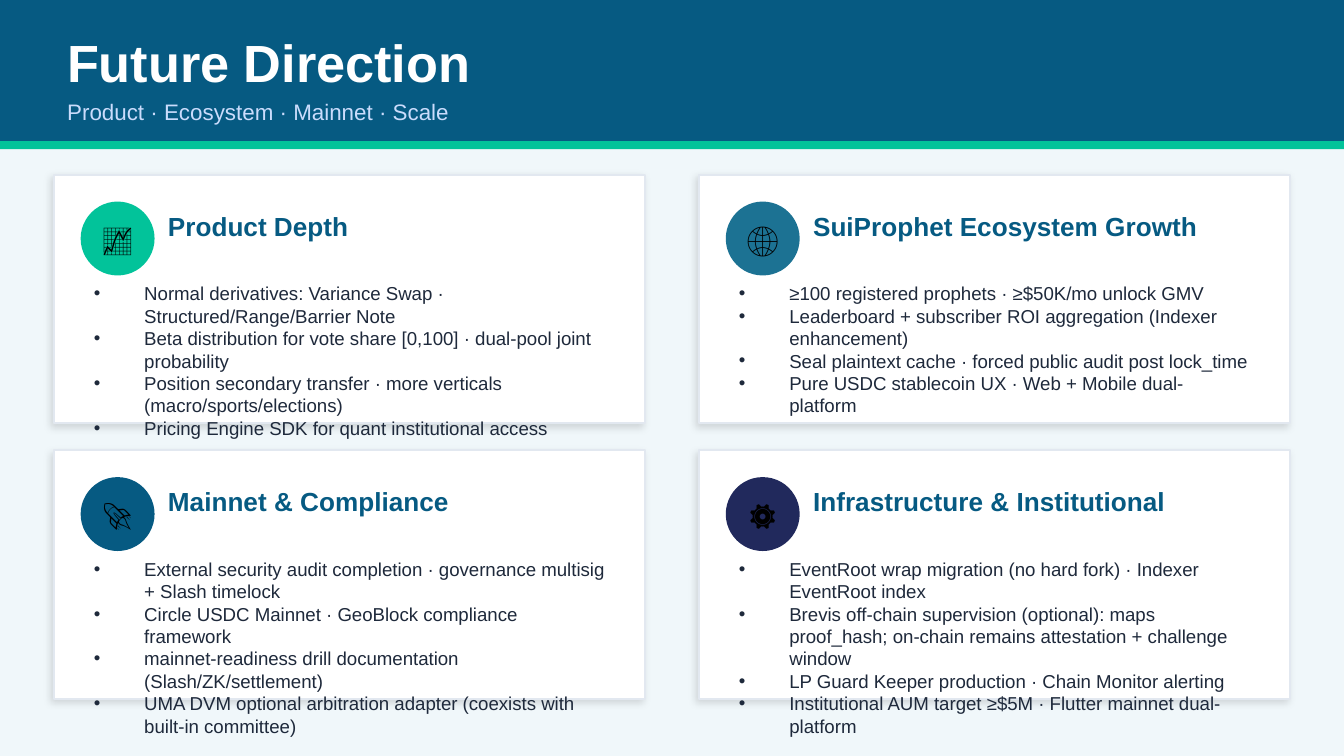
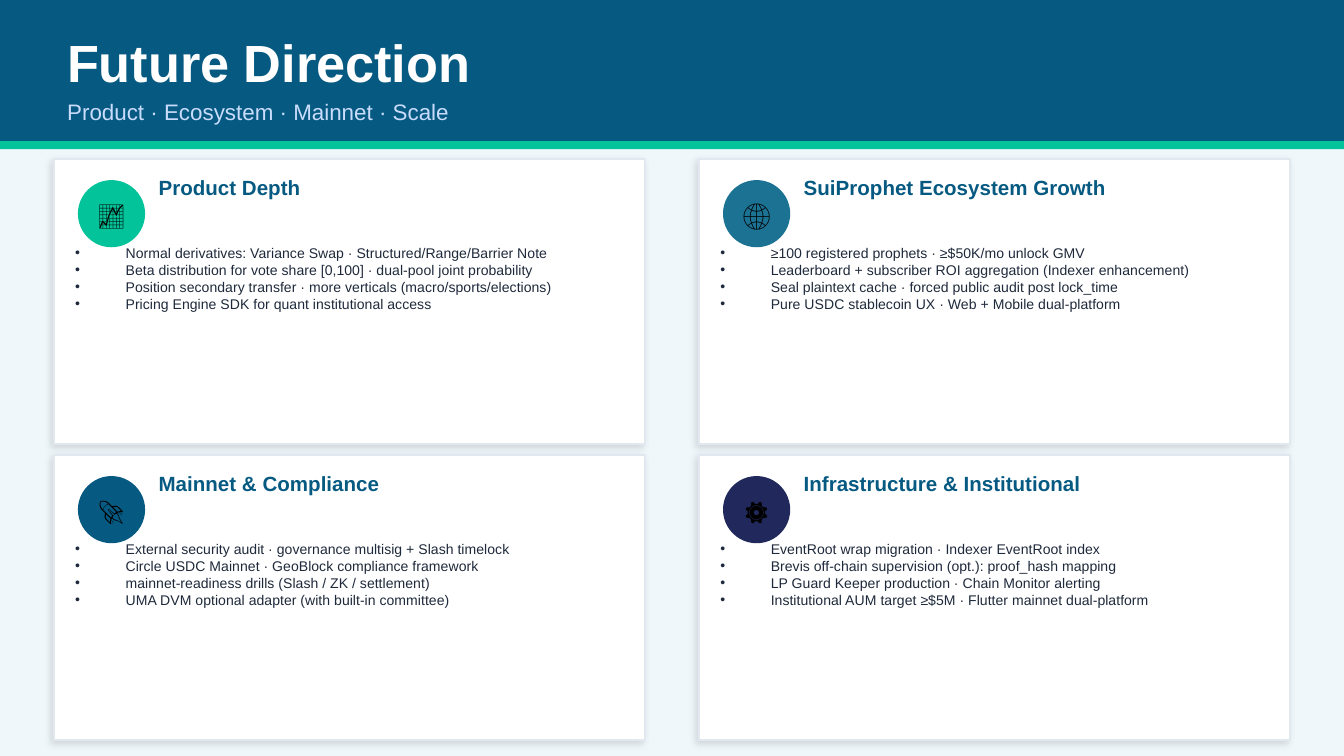
Before and after one commit to bamaao/x-market, a slide deck: slide 13 of docs/presentations/X-Market-Sui-Overview.en.pptx (slide 14 before the commit). Drawn at 1344x756 pixels with LibreOffice and Linux fonts; fonts in the diff are those of the drawing. Boxes give left, top, right and bottom in pixels: in the first picture for what was removed or moved away, otherwise in the second. Text is boxed around its words. In the diff, an @@ line names an element or a change of style, - is before the commit and + after.

```diff
--- a/docs/presentations/X-Market-Sui-Overview.en.pptx
+++ b/docs/presentations/X-Market-Sui-Overview.en.pptx
@@ rectangle: place and size @@
-rectangle at (54, 175, 645, 423)
+rectangle at (54, 159, 645, 444)
@@ text "Product Depth": place and size @@
-text "Product Depth" at (168, 217, 348, 242)
+text "Product Depth" at (159, 180, 300, 200)
@@ rectangle: place and size @@
-rectangle at (699, 175, 1290, 423)
+rectangle at (699, 159, 1290, 444)
@@ size 14 to 11 pt; vertical alignment middle to top in 4 elements at (159, 476, 379, 496), (804, 476, 1080, 492), (159, 180, 300, 200), (804, 180, 1105, 200) @@
@@ text "SuiProphet Ecosystem Growth": place and size @@
-text "SuiProphet Ecosystem Growth" at (813, 217, 1197, 242)
+text "SuiProphet Ecosystem Growth" at (804, 180, 1105, 200)
@@ ellipse: place and size @@
-ellipse at (81, 202, 155, 276)
+ellipse at (78, 180, 145, 247)
@@ text "📈": place and size @@
-text "📈" at (81, 202, 155, 276)
+text "📈" at (78, 180, 145, 247)
@@ size 16 to 14 pt in 4 elements at (78, 476, 145, 543), (723, 476, 790, 543), (78, 180, 145, 247), (723, 180, 790, 247) @@
@@ ellipse: place and size @@
-ellipse at (726, 202, 800, 276)
+ellipse at (723, 180, 790, 247)
@@ text "🌐": place and size @@
-text "🌐" at (726, 202, 800, 276)
+text "🌐" at (723, 180, 790, 247)
@@ text "Normal derivatives: Variance Swap · ...": place and size @@
-text "Normal derivatives: Variance Swap · ..." at (144, 286, 591, 439)
+text "Normal derivatives: Variance Swap · ..." at (126, 248, 551, 312)
@@ text "Normal derivatives: Variance Swap · ..." at (126, 248, 551, 312): size 10 to 7.5 pt @@
@@ text "≥100 registered prophets · ≥$50K/mo ..." at (771, 247, 1189, 312): size 10 to 7.5 pt @@
@@ text "≥100 registered prophets · ≥$50K/mo ...": place and size @@
-text "≥100 registered prophets · ≥$50K/mo ..." at (789, 286, 1248, 416)
+text "≥100 registered prophets · ≥$50K/mo ..." at (771, 247, 1189, 312)
@@ rectangle: place and size @@
-rectangle at (54, 450, 645, 699)
+rectangle at (54, 454, 645, 739)
@@ ellipse: place and size @@
-ellipse at (81, 477, 155, 551)
+ellipse at (78, 476, 145, 543)
@@ text "Mainnet & Compliance": place and size @@
-text "Mainnet & Compliance" at (168, 492, 448, 517)
+text "Mainnet & Compliance" at (159, 476, 379, 496)
@@ rectangle: place and size @@
-rectangle at (699, 450, 1290, 699)
+rectangle at (699, 454, 1290, 739)
@@ ellipse: place and size @@
-ellipse at (726, 477, 800, 551)
+ellipse at (723, 476, 790, 543)
@@ text "Infrastructure & Institutional": place and size @@
-text "Infrastructure & Institutional" at (813, 492, 1165, 512)
+text "Infrastructure & Institutional" at (804, 476, 1080, 492)
@@ text "External security audit · governance ...": place and size @@
-text "External security audit · governance ..." at (144, 562, 604, 737)
+text "External security audit · governance ..." at (126, 544, 510, 608)
@@ text at (126, 544, 510, 557): text changed; size 10 to 7.5 pt @@
-• External security audit completion · governance multisig + Slash timelock
+• External security audit · governance multisig + Slash timelock
@@ text at (126, 561, 478, 574): size 10 to 7.5 pt in "Circle USDC Mainnet · GeoBlock compliance framework" @@
@@ text "EventRoot wrap migration · Indexer ...": place and size @@
-text "EventRoot wrap migration · Indexer ..." at (789, 562, 1228, 737)
+text "EventRoot wrap migration · Indexer ..." at (771, 544, 1148, 608)
@@ text at (771, 544, 1116, 574): text changed; size 10 to 7.5 pt @@
-• EventRoot wrap migration (no hard fork) · Indexer EventRoot index
-• Brevis off-chain supervision (optional): maps proof_hash; on-chain remains attestation + challenge window
+• EventRoot wrap migration · Indexer EventRoot index
+• Brevis off-chain supervision (opt.): proof_hash mapping
@@ text at (126, 578, 450, 608): text changed; size 10 to 7.5 pt @@
-• mainnet-readiness drill documentation (Slash/ZK/settlement)
-• UMA DVM optional arbitration adapter (coexists with built-in committee)
+• mainnet-readiness drills (Slash / ZK / settlement)
+• UMA DVM optional adapter (with built-in committee)
@@ text at (771, 578, 1148, 608): size 10 to 7.5 pt in "LP Guard Keeper production · Chain Monitor ...", "Institutional AUM target ≥$5M · Flutter mainnet ..." @@
```
Also in this commit, not shown: 7 other slides changed, 2 slides removed, 2 other files.
